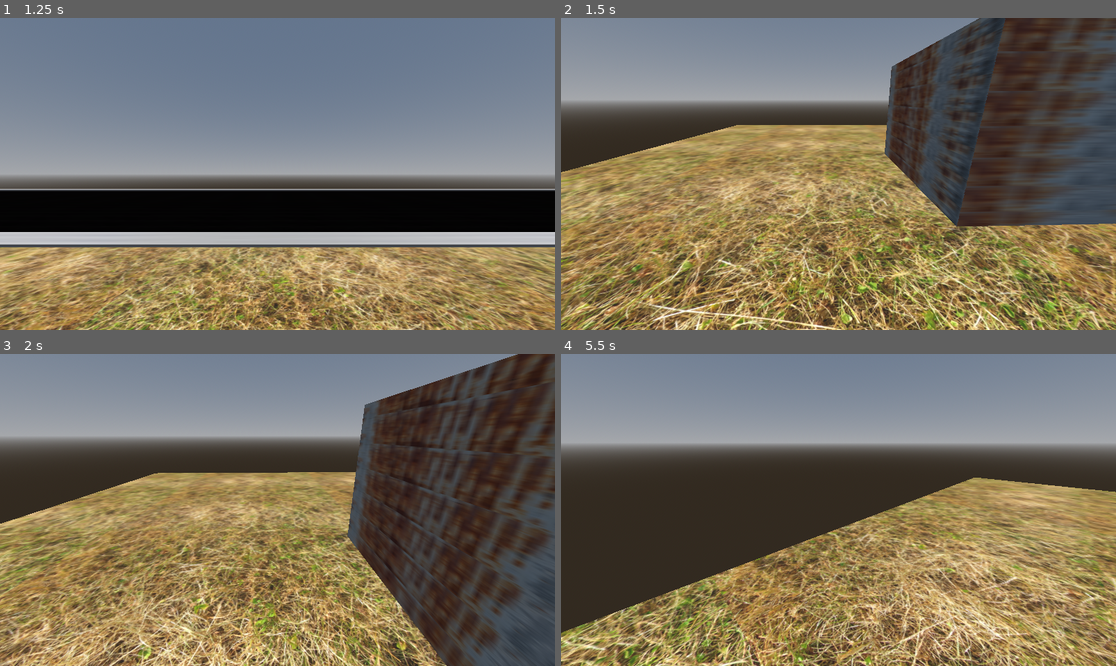
Above: before the commit, frames 1-4 (two rows, left to right).
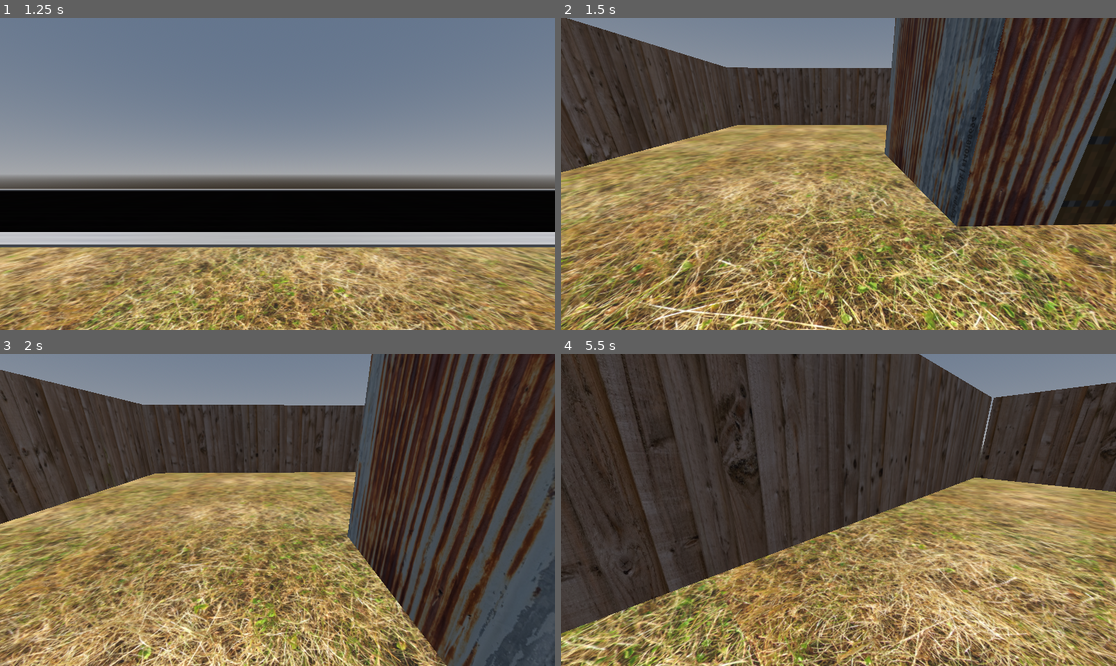
Above: after the commit, the same moments.

Repository: SigHelLun/Famished2
Game: Godot game, scene res://MainMap.tscn
Two runs of this game, one before a commit and one after it. Both use one fixed random seed, a clock stepped at 60 frames per second and the inputs below.
Inputs (mouse positions are in pixels of both pictures, inside the frame that each line leads up to):
- Up to frame 1 (1.25 s): tap Enter (ui_accept) at 0.5, 0.77 s; move the mouse to (399, 158) at 0.52 s; hold D (move_right) from 0.53 s (still down); click (399, 158) at 0.67 s
- Up to frame 2 (1.5 s): move the mouse to (810, 174) at 1.27 s; release D (move_right) at 1.28 s; hold W (move_forward) from 1.28 s (still down)
- Up to frame 3 (2 s): keep holding W (move_forward); tap Enter (ui_accept) at 1.52 s
- Up to frame 4 (5.5 s): keep holding W (move_forward); move the mouse to (849, 503) at 2.02 s; move the mouse to (832, 516) at 2.77 s; tap Enter (ui_accept) at 3.02, 3.5, 3.77, 4.25, 4.52 s; move the mouse to (877, 513) at 3.52 s; move the mouse to (794, 506) at 4.27 s; move the mouse to (844, 510) at 5.02 s

Frame 1 is identical in both runs. In frame 2, 22% of the frame differs, in the area x 0-100%, y 0-67%; in frame 3, 21%; in frame 4, 31%, in the area x 0-100%, y 0-90%.

Commit message:
Remade fences, improved player house, and House. 😁
hi

Diff:
--- a/MainMap.tscn
+++ b/MainMap.tscn
@@ -1,8 +1,10 @@
-[gd_scene load_steps=34 format=3 uid="uid://vr7nuhlgeb28"]
+[gd_scene load_steps=47 format=3 uid="uid://vr7nuhlgeb28"]
 
 [ext_resource type="Texture2D" uid="uid://br2o28urbgnmo" path="res://Textures/sidewalkTexture.jpg" id="1_heldy"]
 [ext_resource type="PackedScene" uid="uid://c0x1iwtno5yx1" path="res://player.tscn" id="1_xfn1s"]
 [ext_resource type="Texture2D" uid="uid://bytc26auc21lf" path="res://Textures/AsphaltTexture.jpg" id="2_qy6af"]
+[ext_resource type="Texture2D" uid="uid://cf1ipshrii0ae" path="res://Textures/PlayerHouseDoorTexture.png" id="4_qtkmm"]
+[ext_resource type="Texture2D" uid="uid://b2kyywfhn4k1x" path="res://Textures/FenceTexture.jpg" id="5_2m0q0"]
 [ext_resource type="Texture2D" uid="uid://bqdu3kc53lqo3" path="res://Textures/PlayerHouseGrass.jpg" id="5_5s2pw"]
 [ext_resource type="Texture2D" uid="uid://deqp7yw3jwaj" path="res://Textures/RustyMetalPlayerHouseTexture.jpg" id="6_phhhi"]
 
@@ -38,7 +40,7 @@
 
 [sub_resource type="StandardMaterial3D" id="StandardMaterial3D_up8cc"]
 albedo_texture = ExtResource("6_phhhi")
-uv1_scale = Vector3(0.295, -8.09, 1)
+uv1_scale = Vector3(0.51, -8.09, 1)
 
 [sub_resource type="PlaneMesh" id="PlaneMesh_a6baw"]
 material = SubResource("StandardMaterial3D_up8cc")
@@ -65,6 +67,42 @@
 
 [sub_resource type="ConcavePolygonShape3D" id="ConcavePolygonShape3D_8g1u0"]
 data = PackedVector3Array(1, 0, 1, -1, 0, 1, 1, 0, -1, -1, 0, 1, -1, 0, -1, 1, 0, -1)
+
+[sub_resource type="StandardMaterial3D" id="StandardMaterial3D_iv3hh"]
+albedo_texture = ExtResource("4_qtkmm")
+
+[sub_resource type="PlaneMesh" id="PlaneMesh_ngq2q"]
+material = SubResource("StandardMaterial3D_iv3hh")
+
+[sub_resource type="StandardMaterial3D" id="StandardMaterial3D_g8843"]
+albedo_texture = ExtResource("5_2m0q0")
+uv1_scale = Vector3(9.41, 1, 1)
+
+[sub_resource type="BoxMesh" id="BoxMesh_oem7h"]
+material = SubResource("StandardMaterial3D_g8843")
+
+[sub_resource type="ConcavePolygonShape3D" id="ConcavePolygonShape3D_twhp3"]
+data = PackedVector3Array(-0.5, 0.5, 0.5, 0.5, 0.5, 0.5, -0.5, -0.5, 0.5, 0.5, 0.5, 0.5, 0.5, -0.5, 0.5, -0.5, -0.5, 0.5, 0.5, 0.5, -0.5, -0.5, 0.5, -0.5, 0.5, -0.5, -0.5, -0.5, 0.5, -0.5, -0.5, -0.5, -0.5, 0.5, -0.5, -0.5, 0.5, 0.5, 0.5, 0.5, 0.5, -0.5, 0.5, -0.5, 0.5, 0.5, 0.5, -0.5, 0.5, -0.5, -0.5, 0.5, -0.5, 0.5, -0.5, 0.5, -0.5, -0.5, 0.5, 0.5, -0.5, -0.5, -0.5, -0.5, 0.5, 0.5, -0.5, -0.5, 0.5, -0.5, -0.5, -0.5, 0.5, 0.5, 0.5, -0.5, 0.5, 0.5, 0.5, 0.5, -0.5, -0.5, 0.5, 0.5, -0.5, 0.5, -0.5, 0.5, 0.5, -0.5, -0.5, -0.5, 0.5, 0.5, -0.5, 0.5, -0.5, -0.5, -0.5, 0.5, -0.5, 0.5, 0.5, -0.5, -0.5, -0.5, -0.5, -0.5)
+
+[sub_resource type="StandardMaterial3D" id="StandardMaterial3D_wulnf"]
+albedo_texture = ExtResource("5_2m0q0")
+uv1_scale = Vector3(9.41, 1, 1)
+
+[sub_resource type="BoxMesh" id="BoxMesh_isg16"]
+material = SubResource("StandardMaterial3D_wulnf")
+
+[sub_resource type="ConcavePolygonShape3D" id="ConcavePolygonShape3D_86em5"]
+data = PackedVector3Array(-0.5, 0.5, 0.5, 0.5, 0.5, 0.5, -0.5, -0.5, 0.5, 0.5, 0.5, 0.5, 0.5, -0.5, 0.5, -0.5, -0.5, 0.5, 0.5, 0.5, -0.5, -0.5, 0.5, -0.5, 0.5, -0.5, -0.5, -0.5, 0.5, -0.5, -0.5, -0.5, -0.5, 0.5, -0.5, -0.5, 0.5, 0.5, 0.5, 0.5, 0.5, -0.5, 0.5, -0.5, 0.5, 0.5, 0.5, -0.5, 0.5, -0.5, -0.5, 0.5, -0.5, 0.5, -0.5, 0.5, -0.5, -0.5, 0.5, 0.5, -0.5, -0.5, -0.5, -0.5, 0.5, 0.5, -0.5, -0.5, 0.5, -0.5, -0.5, -0.5, 0.5, 0.5, 0.5, -0.5, 0.5, 0.5, 0.5, 0.5, -0.5, -0.5, 0.5, 0.5, -0.5, 0.5, -0.5, 0.5, 0.5, -0.5, -0.5, -0.5, 0.5, 0.5, -0.5, 0.5, -0.5, -0.5, -0.5, 0.5, -0.5, 0.5, 0.5, -0.5, -0.5, -0.5, -0.5, -0.5)
+
+[sub_resource type="StandardMaterial3D" id="StandardMaterial3D_y7l5h"]
+albedo_texture = ExtResource("5_2m0q0")
+uv1_scale = Vector3(9.41, 1, 1)
+
+[sub_resource type="BoxMesh" id="BoxMesh_ca4fd"]
+material = SubResource("StandardMaterial3D_y7l5h")
+
+[sub_resource type="ConcavePolygonShape3D" id="ConcavePolygonShape3D_gaakb"]
+data = PackedVector3Array(-0.5, 0.5, 0.5, 0.5, 0.5, 0.5, -0.5, -0.5, 0.5, 0.5, 0.5, 0.5, 0.5, -0.5, 0.5, -0.5, -0.5, 0.5, 0.5, 0.5, -0.5, -0.5, 0.5, -0.5, 0.5, -0.5, -0.5, -0.5, 0.5, -0.5, -0.5, -0.5, -0.5, 0.5, -0.5, -0.5, 0.5, 0.5, 0.5, 0.5, 0.5, -0.5, 0.5, -0.5, 0.5, 0.5, 0.5, -0.5, 0.5, -0.5, -0.5, 0.5, -0.5, 0.5, -0.5, 0.5, -0.5, -0.5, 0.5, 0.5, -0.5, -0.5, -0.5, -0.5, 0.5, 0.5, -0.5, -0.5, 0.5, -0.5, -0.5, -0.5, 0.5, 0.5, 0.5, -0.5, 0.5, 0.5, 0.5, 0.5, -0.5, -0.5, 0.5, 0.5, -0.5, 0.5, -0.5, 0.5, 0.5, -0.5, -0.5, -0.5, 0.5, 0.5, -0.5, 0.5, -0.5, -0.5, -0.5, 0.5, -0.5, 0.5, 0.5, -0.5, -0.5, -0.5, -0.5, -0.5)
 
 [sub_resource type="CompressedTexture2D" id="CompressedTexture2D_o3dvn"]
 
@@ -116,7 +154,7 @@
 [node name="PlayerHouse" type="Node3D" parent="."]
 
 [node name="RightWall" type="MeshInstance3D" parent="PlayerHouse"]
-transform = Transform3D(-6.55671e-08, -1, 0, 1.5, -4.37114e-08, 0, 0, 0, 2, -2.11261, 1.025, 26.017)
+transform = Transform3D(-8.74228e-08, -1, 6.79275e-07, 0, -4.37114e-08, -15.54, 2, -4.37114e-08, 2.96921e-14, -2.11261, 15.5537, 26.017)
 mesh = SubResource("PlaneMesh_cfd7j")
 skeleton = NodePath("../..")
 
@@ -126,7 +164,7 @@
 shape = SubResource("ConcavePolygonShape3D_rs0bf")
 
 [node name="BackWall" type="MeshInstance3D" parent="PlayerHouse"]
-transform = Transform3D(2, 0, 0, 0, -4.37114e-08, -1.5, 0, 1, -6.55671e-08, -0.117329, 1.025, 28.0192)
+transform = Transform3D(2, 0, 0, 0, -4.37114e-08, -15.54, 0, 1, -6.79275e-07, -0.117329, 15.5537, 28.0192)
 mesh = SubResource("PlaneMesh_bi4yo")
 
 [node name="StaticBody3D" type="StaticBody3D" parent="PlayerHouse/BackWall"]
@@ -135,7 +173,7 @@
 shape = SubResource("ConcavePolygonShape3D_t3qw5")
 
 [node name="FrontWall" type="MeshInstance3D" parent="PlayerHouse"]
-transform = Transform3D(2, 0, 0, 0, -4.37114e-08, 1.5, 0, -1, -6.55671e-08, -0.124547, 1.025, 24.0342)
+transform = Transform3D(2, 0, 0, 0, -4.37114e-08, 15.54, 0, -1, -6.79275e-07, -0.124547, 15.5537, 24.0342)
 mesh = SubResource("PlaneMesh_a6baw")
 
 [node name="StaticBody3D" type="StaticBody3D" parent="PlayerHouse/FrontWall"]
@@ -144,7 +182,7 @@
 shape = SubResource("ConcavePolygonShape3D_yq1wp")
 
 [node name="LeftWall" type="MeshInstance3D" parent="PlayerHouse"]
-transform = Transform3D(-8.74228e-08, 1, 6.55671e-08, 0, -4.37114e-08, 1.5, 2, 4.37114e-08, 2.86603e-15, 1.87429, 1.025, 26.0297)
+transform = Transform3D(-8.74228e-08, 1, 6.79275e-07, 0, -4.37114e-08, 15.54, 2, 4.37114e-08, 2.96921e-14, 1.87429, 15.5537, 26.0297)
 mesh = SubResource("PlaneMesh_yr04i")
 
 [node name="StaticBody3D" type="StaticBody3D" parent="PlayerHouse/LeftWall"]
@@ -162,6 +200,39 @@
 [node name="CollisionShape3D" type="CollisionShape3D" parent="PlayerHouse/PlayerHouseGrass/StaticBody3D"]
 shape = SubResource("ConcavePolygonShape3D_8g1u0")
 
+[node name="Door" type="MeshInstance3D" parent="PlayerHouse"]
+transform = Transform3D(0.67, 0, 0, 0, -4.37114e-08, 1.5, 0, -1, -6.55671e-08, -0.146, 1.52911, 24.027)
+mesh = SubResource("PlaneMesh_ngq2q")
+
+[node name="Fence 😼" type="Node3D" parent="PlayerHouse"]
+
+[node name="LeftFence" type="MeshInstance3D" parent="PlayerHouse/Fence 😼"]
+transform = Transform3D(0.02, 0, 0, 0, 3.5, 0, 0, 0, 20, 9.99881, 1.78126, 25.9883)
+mesh = SubResource("BoxMesh_oem7h")
+
+[node name="StaticBody3D" type="StaticBody3D" parent="PlayerHouse/Fence 😼/LeftFence"]
+
+[node name="CollisionShape3D" type="CollisionShape3D" parent="PlayerHouse/Fence 😼/LeftFence/StaticBody3D"]
+shape = SubResource("ConcavePolygonShape3D_twhp3")
+
+[node name="MiddleFence" type="MeshInstance3D" parent="PlayerHouse/Fence 😼"]
+transform = Transform3D(20, 0, 0, 0, 3.5, 0, 0, 0, 0.02, 0, 1.77585, 35.9844)
+mesh = SubResource("BoxMesh_isg16")
+
+[node name="StaticBody3D" type="StaticBody3D" parent="PlayerHouse/Fence 😼/MiddleFence"]
+
+[node name="CollisionShape3D" type="CollisionShape3D" parent="PlayerHouse/Fence 😼/MiddleFence/StaticBody3D"]
+shape = SubResource("ConcavePolygonShape3D_86em5")
+
+[node name="RightFence" type="MeshInstance3D" parent="PlayerHouse/Fence 😼"]
+transform = Transform3D(0.02, 0, 0, 0, 3.5, 0, 0, 0, 20, -10.0177, 1.76412, 25.9116)
+mesh = SubResource("BoxMesh_ca4fd")
+
+[node name="StaticBody3D" type="StaticBody3D" parent="PlayerHouse/Fence 😼/RightFence"]
+
+[node name="CollisionShape3D" type="CollisionShape3D" parent="PlayerHouse/Fence 😼/RightFence/StaticBody3D"]
+shape = SubResource("ConcavePolygonShape3D_gaakb")
+
 [node name="Street" type="Node3D" parent="."]
 
 [node name="StreetAsphalt" type="MeshInstance3D" parent="Street"]
--- a/house.tscn
+++ b/house.tscn
@@ -1,41 +1,30 @@
-[gd_scene load_steps=24 format=3 uid="uid://4pxlfl2mshw6"]
-
-[ext_resource type="Texture2D" path="res://MainMap_or_StreetTextures/NiceGoodLookingGrassTexture.jpg" id="1_sa4bd"]
-[ext_resource type="Texture2D" path="res://MainMap_or_StreetTextures/sidewalkTexture.jpg" id="2_p2jtr"]
-[ext_resource type="Texture2D" path="res://MainMap_or_StreetTextures/HouseTextureWalls.jpg" id="3_luwmd"]
-[ext_resource type="Texture2D" path="res://MainMap_or_StreetTextures/doorTexture.png" id="4_pjeuw"]
-[ext_resource type="Texture2D" path="res://MainMap_or_StreetTextures/HouseTextureRoof.jpg" id="5_rtpri"]
+[gd_scene load_steps=19 format=3 uid="uid://4pxlfl2mshw6"]
 
 [sub_resource type="StandardMaterial3D" id="StandardMaterial3D_ig5v7"]
-albedo_texture = ExtResource("1_sa4bd")
 uv1_scale = Vector3(-3.29, -4.515, 1)
 
 [sub_resource type="PlaneMesh" id="PlaneMesh_uyeow"]
 material = SubResource("StandardMaterial3D_ig5v7")
 
 [sub_resource type="StandardMaterial3D" id="StandardMaterial3D_co7ie"]
-albedo_texture = ExtResource("2_p2jtr")
 uv1_scale = Vector3(3.06, 1, 1)
 
 [sub_resource type="BoxMesh" id="BoxMesh_g5ljr"]
 material = SubResource("StandardMaterial3D_co7ie")
 
 [sub_resource type="StandardMaterial3D" id="StandardMaterial3D_74773"]
-albedo_texture = ExtResource("2_p2jtr")
 uv1_scale = Vector3(3.06, 1, 1)
 
 [sub_resource type="BoxMesh" id="BoxMesh_w22ev"]
 material = SubResource("StandardMaterial3D_74773")
 
 [sub_resource type="StandardMaterial3D" id="StandardMaterial3D_y4r7b"]
-albedo_texture = ExtResource("2_p2jtr")
 uv1_scale = Vector3(3.06, 1, 1)
 
 [sub_resource type="BoxMesh" id="BoxMesh_y2xqa"]
 material = SubResource("StandardMaterial3D_y4r7b")
 
 [sub_resource type="StandardMaterial3D" id="StandardMaterial3D_0amw7"]
-albedo_texture = ExtResource("3_luwmd")
 uv1_scale = Vector3(2.54, 5.405, 1)
 uv1_offset = Vector3(-0.96, 0, 0)
 
@@ -43,26 +32,22 @@
 material = SubResource("StandardMaterial3D_0amw7")
 
 [sub_resource type="StandardMaterial3D" id="StandardMaterial3D_ctfdf"]
-albedo_texture = ExtResource("4_pjeuw")
 
 [sub_resource type="PlaneMesh" id="PlaneMesh_nkvme"]
 material = SubResource("StandardMaterial3D_ctfdf")
 
 [sub_resource type="StandardMaterial3D" id="StandardMaterial3D_ac4il"]
-albedo_texture = ExtResource("3_luwmd")
 
 [sub_resource type="PrismMesh" id="PrismMesh_h0kaf"]
 material = SubResource("StandardMaterial3D_ac4il")
 
 [sub_resource type="StandardMaterial3D" id="StandardMaterial3D_a72a2"]
-albedo_texture = ExtResource("5_rtpri")
 uv1_scale = Vector3(8, 1, 1)
 
 [sub_resource type="BoxMesh" id="BoxMesh_f5uvy"]
 material = SubResource("StandardMaterial3D_a72a2")
 
 [sub_resource type="StandardMaterial3D" id="StandardMaterial3D_y52rn"]
-albedo_texture = ExtResource("5_rtpri")
 uv1_scale = Vector3(8, 1, 1)
 
 [sub_resource type="BoxMesh" id="BoxMesh_oxp4k"]
Binary file added: Textures/FenceTexture.jpg
Not shown, added: Textures/FenceTexture.jpg.import
Binary file added: Textures/PlayerHouseDoorTexture.png
Not shown, added: Textures/PlayerHouseDoorTexture.png.import
